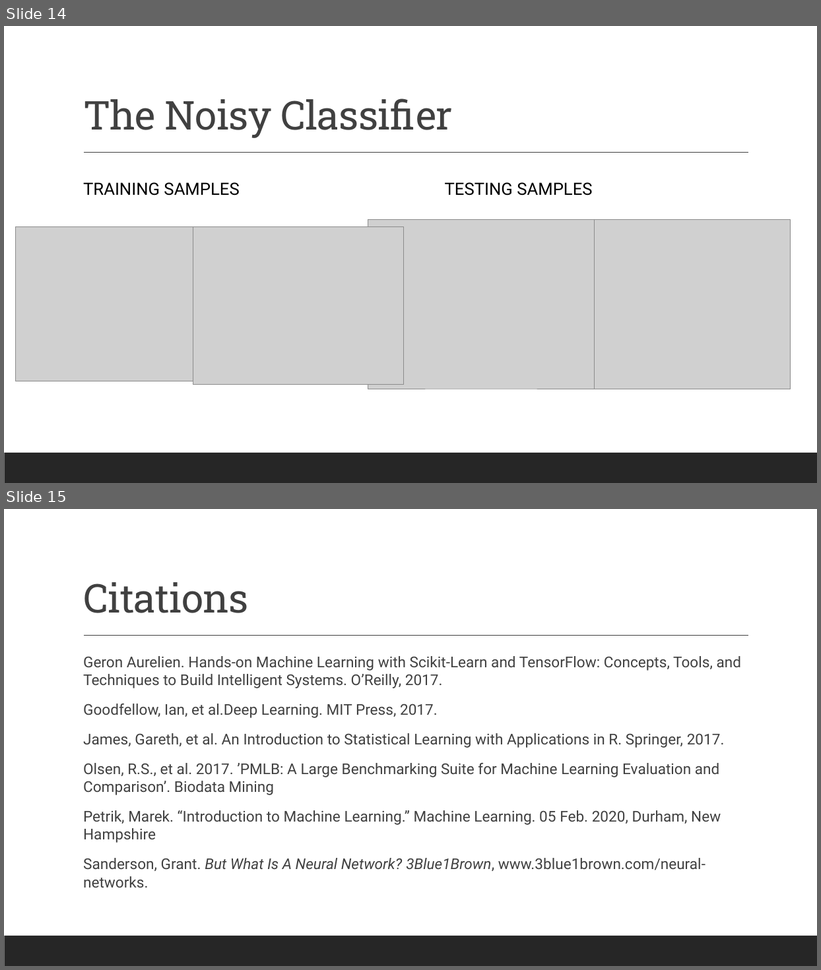
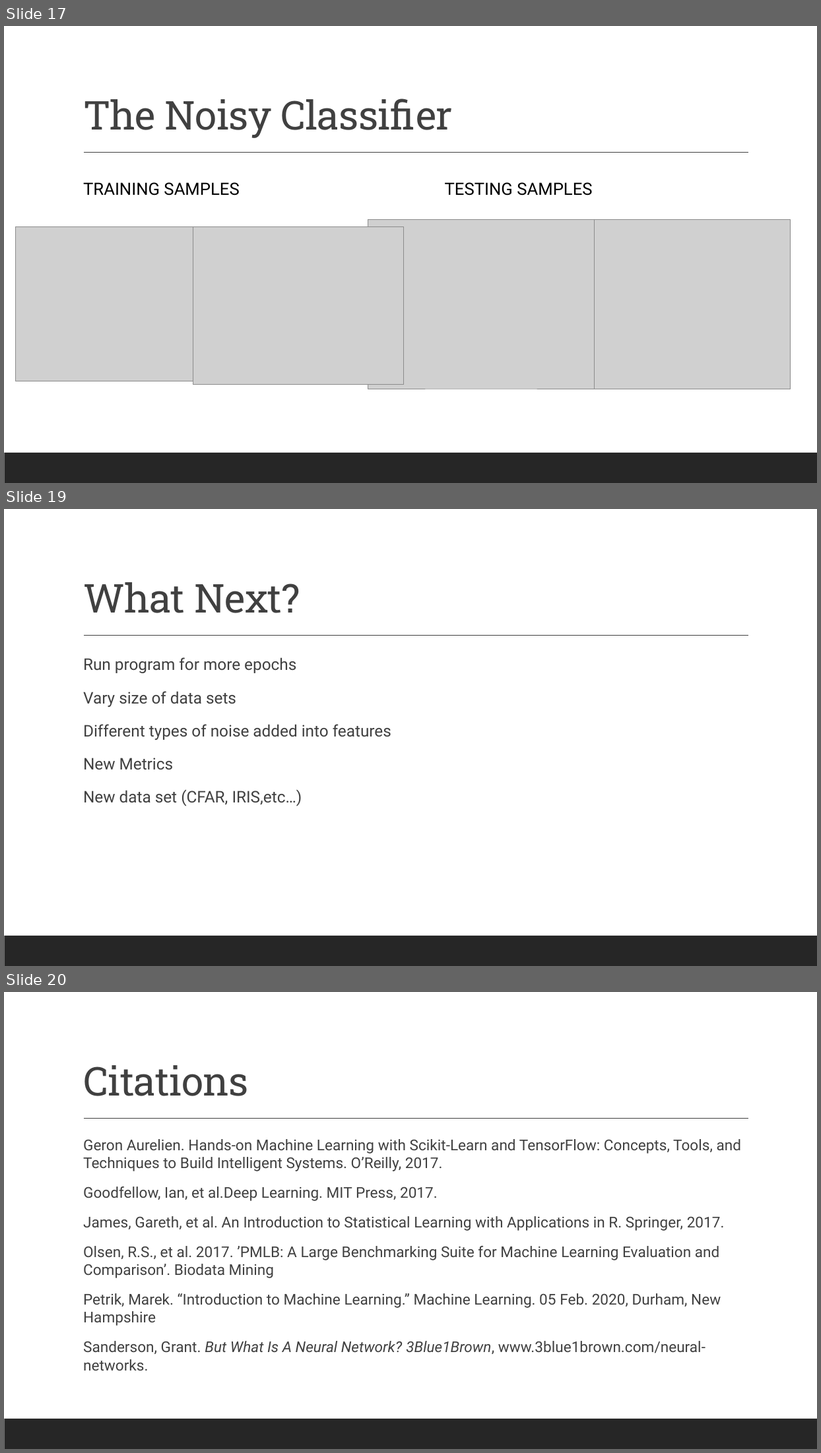
Before and after one commit to landonbuell/Convolutional-Neural-Networks, a slide deck: Presentations/14_02_2020/Evaluating Benchmarks for SGD Classifier.pptx. Shown one above the other, each under a label of ours: slides 14 and 15 before the commit, slides 17, 19 and 20 after it; the slides between them are not shown. The pictures are 821x970 and 821x1453 pixels, drawn with LibreOffice and Linux fonts; fonts in the diff are those of the drawing; grey boxes stand for pictures. Boxes give left, top, right and bottom in pixels: in the first picture for what was removed or moved away, otherwise in the second. Text is boxed around its words. In the diff, an @@ line names an element or a change of style, - is before the commit and + after.

Commit message:
14 Feb 2020
- Final Corrections to presentation
- Added confusion matricies images
- Finished program to read output of metrics program

```diff
--- a/Presentations/14_02_2020/Evaluating Benchmarks for SGD Classifier.pptx
+++ b/Presentations/14_02_2020/Evaluating Benchmarks for SGD Classifier.pptx
@@ slide 19 added at <box>4,509,817,966</box>, background #FFFFFF; not listed: 2 template elements that a slide beside it also shows @@
@@ title added at <box>83,582,300,613</box>, 47 pt, text #404040 @@
+What Next?
@@ text added at <box>83,657,391,807</box>, 19 pt, text #404040 @@
+  Run program for more epochs
+  Vary size of data sets
+  Different types of noise added into features
+  New Metrics
+  New data set (CFAR, IRIS,etc…)
@@ what was slide 14 is now slide 17 @@
@@ what was slide 15 is now slide 20 @@
```
Also in this commit, not shown: 3 slides changed, 4 other slides added, 6 other files.
